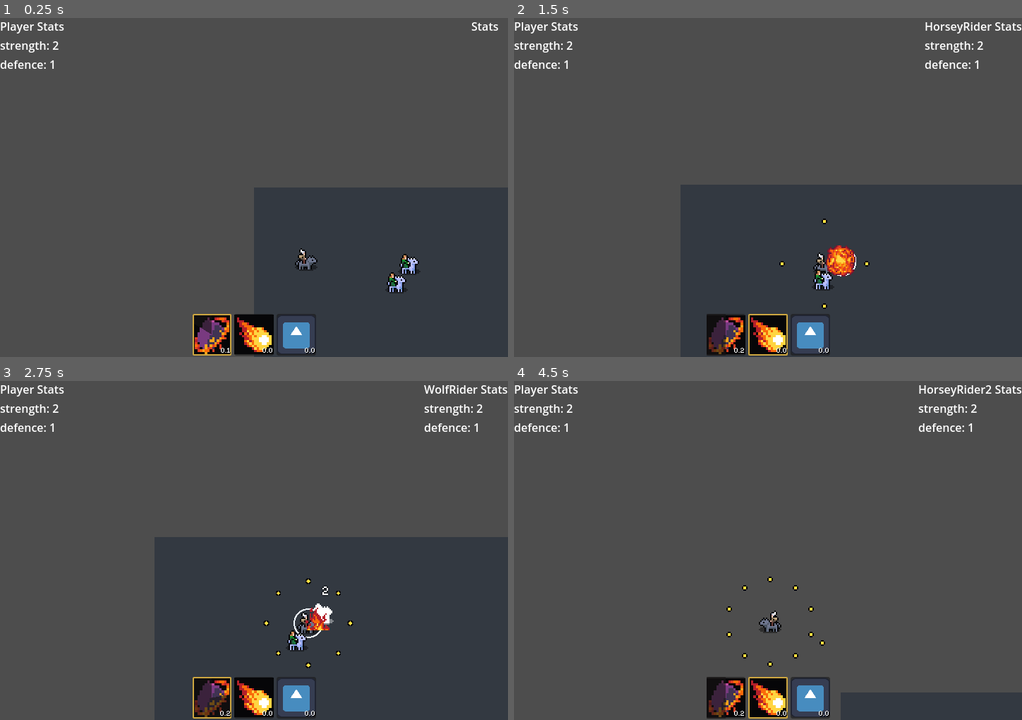
Above: before the commit, frames 1-4 (two rows, left to right).
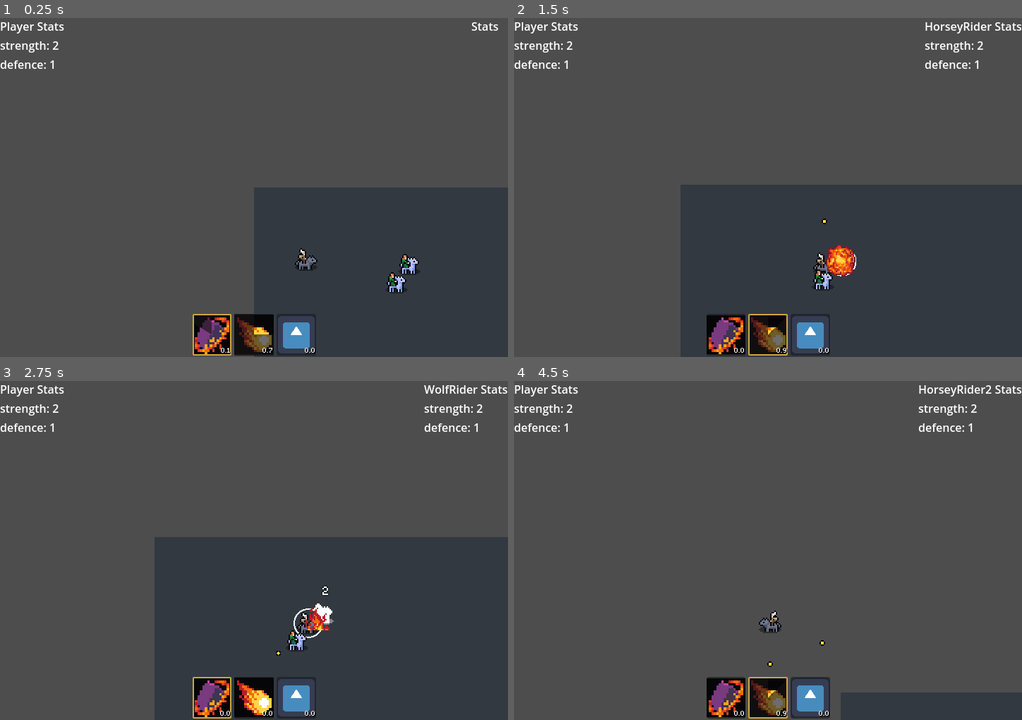
Above: after the commit, the same moments.

Repository: Snayff/not_quite_paradise4
Game: Godot game, scene res://world.tscn
The game is run twice, just before and just after one commit, with the same random seed, the same clock (stepped at 60 frames per second) and the same inputs. The engine's default icon, where the game draws it, is replaced by a stand-in: a white triangle on a blue panel in a dark square.
Inputs:
- Up to frame 1 (0.25 s): no input
- Up to frame 2 (1.5 s): hold D (move_right) 0.53-1.28 s; tap Tab (next_active) at 0.6 s; hold S (move_down) from 1.28 s (still down); tap Space (use_active) at 1.35 s
- Up to frame 3 (2.75 s): release S (move_down) at 2.03 s; hold D (move_right) from 2.03 s (still down); tap Tab (next_active) at 2.1 s
- Up to frame 4 (4.5 s): release D (move_right) at 2.78 s; hold W (move_up) 2.78-3.53 s; tap Space (use_active) at 2.85, 4.35 s; hold A (move_left) from 3.53 s (still down); tap Tab (next_active) at 3.6 s

The runs differ from the first frame. In frame 1, 0.3% of the frame differs, in the area x 46-54%, y 87-100%; in frame 2, 0.7%; in frame 3, 0.5%; in frame 4, 0.7%, in the area x 37-60%, y 57-100%.
Error after the commit: Invalid call. Nonexistent function 'update_collisions' in base 'AnimatedSprite2D (VisualProjectile)'. (res://scenes/abcs/combat_active.gd:169)

Commit message:
added setup() to visual_projectile, began work on melee

Diff:
--- a/scenes/abcs/area_of_effect.gd
+++ b/scenes/abcs/area_of_effect.gd
@@ -51,9 +51,9 @@
 	if not _has_run_ready:
 		push_error("AreaOfEffect: setup() called before _ready. ")
 
-	assert(new_position is Vector2, "AreaOfEffect: new_position is missing." )
-	assert(team is Constants.TEAM, "AreaOfEffect: team is missing." )
-	assert(valid_effect_option is Constants.TARGET_OPTION, "AreaOfEffect: valid_effect_option is missing." )
+	assert(new_position is Vector2, "AreaOfEffect: `new_position` is missing." )
+	assert(team is Constants.TEAM, "AreaOfEffect: `team` is missing." )
+	assert(valid_effect_option is Constants.TARGET_OPTION, "AreaOfEffect: `valid_effect_option` is missing." )
 
 	global_position = new_position
 	_team = team
--- a/scenes/abcs/combat_active.gd
+++ b/scenes/abcs/combat_active.gd
@@ -12,7 +12,7 @@
 
 #region ON READY
 @onready var _cooldown_timer: Timer = %CooldownTimer
-@onready var _projectile_spawner: SpawnerComponent = %ProjectileSpawner
+@onready var _scene_spawner: SpawnerComponent = %SceneSpawner
 @onready var _effect_chain: EffectChain = $EffectChain
 @onready var _target_finder: TargetFinder = %TargetFinder
 @onready var _orbiter: ProjectileOrbiterComponent = %ProjectileOrbiter  ## handler for orbitals. Must have to be able to use `orbital` delivery method.
@@ -78,7 +78,7 @@
 #region FUNCS
 func _ready() -> void:
 	# check for mandatory properties set in editor
-	assert(_projectile_spawner is SpawnerComponent, "CombatActive: Misssing `_projectile_spawner`.")
+	assert(_scene_spawner is SpawnerComponent, "CombatActive: Misssing `_scene_spawner`.")
 	assert(_effect_chain is EffectChain, "CombatActive: Missing `_effect_chain`.")
 	assert(_target_finder is TargetFinder, "CombatActive: Missing `_target_finder`.")
 
@@ -137,8 +137,7 @@
 	if _delivery_method == Constants.EFFECT_DELIVERY_METHOD.projectile:
 		if _cast_position is Marker2D:
 			_create_projectile()
-			_cooldown_timer.start()
-			is_ready = false
+			_restart_cooldown()
 		else:
 			push_error("CombatActive: `_cast_position` not defined.")
 
@@ -148,19 +147,24 @@
 			if projectile != null:
 				projectile.died.connect(_orbiter.remove_projectile.bind(projectile))
 				_orbiter.add_projectile(projectile)
-				_cooldown_timer.start()
-				is_ready = false
-
+				_restart_cooldown()
+
+		else:
+			push_error("CombatActive: `_orbiter` not defined.")
+
+	elif _delivery_method == Constants.EFFECT_DELIVERY_METHOD.melee:
+		if _cast_position is Marker2D:
+			_create_melee()
+			_restart_cooldown()
 		else:
 			push_error("CombatActive: `_cast_position` not defined.")
+
 	else:
 		push_error("CombatActive: `_delivery_method` (", _delivery_method, ") not defined.")
 
 func _create_projectile() -> VisualProjectile:
-	var projectile: VisualProjectile = _projectile_spawner.spawn_scene(_cast_position.global_position)
-	projectile.set_travel_range(_travel_range)
-	projectile.set_target(target_actor, target_position)  # give both, blank one will be ignored
-	projectile.set_interaction_info(_allegiance.team, _valid_effect_option)
+	var projectile: VisualProjectile = _scene_spawner.spawn_scene(_cast_position.global_position)
+	projectile.setup(_travel_range, _allegiance.team, _valid_effect_option, target_actor, target_position)
 	projectile.hit_valid_target.connect(_effect_chain.on_hit)
 	projectile.update_collisions()
 
@@ -171,15 +175,19 @@
 ## returns null if could not create, e.g. if already at max orbitals
 func _create_orbital()  -> VisualProjectile:
 	if not _orbiter.has_max_projectiles:
-		var projectile: VisualProjectile = _projectile_spawner.spawn_scene(_caster.global_position, _orbiter)
-		projectile.set_travel_range(_travel_range)
-		projectile.set_interaction_info(_allegiance.team, _valid_effect_option)
+		var projectile: VisualProjectile = _scene_spawner.spawn_scene(_caster.global_position, _orbiter)
+		projectile.setup(_travel_range, _allegiance.team, _valid_effect_option)
 		projectile.hit_valid_target.connect(_effect_chain.on_hit)
-		projectile.update_collisions()
-
 		return projectile
+
 	else:
 		return null
+
+func _create_melee() -> AreaOfEffect:
+	var aoe: AreaOfEffect = _scene_spawner.spawn_scene(_cast_position.global_position)
+	aoe.setup(aoe.global_position, _allegiance.team, _valid_effect_option)
+	aoe.hit_valid_targets.connect(_effect_chain.on_hit)  # TODO:this isnt going to work as it will send an array of bodies, not a singler hurtbox
+	return aoe
 
 ## set the target actor. can accept null.
 func set_target_actor(actor: CombatActor) -> void:
@@ -201,4 +209,9 @@
 func set_projectile_position(marker: Marker2D) -> void:
 	_cast_position = marker
 
-#endregion
+## start cooldown timer and update is_ready to false
+func _restart_cooldown() -> void:
+	_cooldown_timer.start()
+	is_ready = false
+
+#endregion
--- a/scenes/abcs/combat_active.tscn
+++ b/scenes/abcs/combat_active.tscn
@@ -15,7 +15,7 @@
 unique_name_in_owner = true
 autostart = true
 
-[node name="ProjectileSpawner" type="Node2D" parent="."]
+[node name="SceneSpawner" type="Node2D" parent="."]
 unique_name_in_owner = true
 script = ExtResource("2_unp6u")
 
--- a/scenes/abcs/visual_projectile.gd
+++ b/scenes/abcs/visual_projectile.gd
@@ -15,7 +15,7 @@
 #region ON READY
 @onready var on_hit_effect_spawner: SpawnerComponent = %OnHitEffectSpawner
 @onready var hitbox: HitboxComponent = %HitboxComponent
-@onready var movement_component: MovementComponent = %MovementComponent
+@onready var _movement_component: MovementComponent = %MovementComponent
 @onready var _death_trigger: DeathTrigger = %DeathTrigger  ## to propogate died signal and to allow triggering manually
 @onready var _travel_range_supply: SupplyComponent = %SupplyContainer.get_supply(Constants.SUPPLY_TYPE.health)
 #endregion
@@ -29,13 +29,11 @@
 
 
 #region VARS
-# internals
 var _target_actor: CombatActor
 var _target_position: Vector2
-var creator: CombatActor  ## who created the projectile
-var team: Constants.TEAM
-# config - these are set by the combat active
-var valid_effect_option: Constants.TARGET_OPTION  ## who the effect chain can apply to
+var _team: Constants.TEAM
+var _valid_effect_option: Constants.TARGET_OPTION  ## who the effect chain can apply to
+var _has_run_ready: bool = false  ## has completed _ready()
 
 #endregion
 
@@ -46,9 +44,34 @@
 	hit_valid_target.connect(_death_trigger.activate.unbind(1))
 	_death_trigger.died.connect(func(): died.emit())
 
+	_has_run_ready = true
+
+## run setup process
+func setup(
+	travel_range: float,
+	team: Constants.TEAM,
+	effect_chain_target: Constants.TARGET_OPTION,
+	target_actor: CombatActor = null,
+	target_position: Vector2 = Vector2.ZERO
+	) -> void:
+
+	if not _has_run_ready:
+		push_error("VisualProjectile: setup() called before _ready. ")
+
+	assert(travel_range is float, "VisualProjectile: `travel_range` is missing." )
+	assert(team is Constants.TEAM, "VisualProjectile: `team` is missing." )
+	assert(effect_chain_target is Constants.TARGET_OPTION, "VisualProjectile: `effect_chain_target` is missing." )
+
+	set_travel_range(travel_range)
+	_team = team
+	_valid_effect_option = effect_chain_target
+	set_target(target_actor, target_position)
+
+	_update_collisions()
+
 ## if target is valid, signal out hit_valid_target
 func _on_hit(hurtbox: HurtboxComponent) -> void:
-	if Utility.target_is_valid(valid_effect_option, hitbox.originator, hurtbox.root, _target_actor):
+	if Utility.target_is_valid(_valid_effect_option, hitbox.originator, hurtbox.root, _target_actor):
 		hurtbox.hurt.emit(self)
 		on_hit_effect_spawner.spawn_scene(global_position)
 		_death_trigger.activate()
@@ -58,36 +81,28 @@
 ##
 ## Can give either an actor or a position. If both are given only actor is used.
 ## collisions may need updating after this.
-func set_target(actor: CombatActor = null, position_: Vector2 = Vector2.ZERO) -> void:
+func set_target(actor: CombatActor = null, target_position: Vector2 = Vector2.ZERO) -> void:
 	if actor is CombatActor:
 		_set_target_actor(actor)
-	elif position_ is Vector2:
-		_set_target_position(position_)
+	elif target_position is Vector2:
+		_set_target_position(target_position)
 
 func _set_target_actor(actor: CombatActor) -> void:
 	_target_actor = actor
-	movement_component.target_actor = actor
+	_movement_component.target_actor = actor
 
 
 ## wrapper for setting movement component's target position
-func _set_target_position(position_: Vector2) -> void:
-	_target_position = position_
-	movement_component.target_position = position_
-
-## sets the values for the projectile so that it knows who to interact with.
-##
-## collisions may need updating after this.
-func set_interaction_info(team_: Constants.TEAM, effect_chain_target: Constants.TARGET_OPTION) -> void:
-	team = team_
-	valid_effect_option = effect_chain_target
+func _set_target_position(target_position: Vector2) -> void:
+	_target_position = target_position
+	_movement_component.target_position = target_position
 
 func set_travel_range(travel_range: float) -> void:
 	_travel_range_supply.set_value(travel_range)
 	_travel_range_supply.max_value = travel_range
 
 ## updates all collisions to reflect current target, team etc.
-func update_collisions() -> void:
-	Utility.update_hitbox_hurtbox_collision(hitbox, team, valid_effect_option, _target_actor)
-
+func _update_collisions() -> void:
+	Utility.update_hitbox_hurtbox_collision(hitbox, _team, _valid_effect_option, _target_actor)
 
 #endregion
--- a/scenes/combat_actives/circling_stars.tscn
+++ b/scenes/combat_actives/circling_stars.tscn
@@ -24,7 +24,7 @@
 [node name="CooldownTimer" parent="." index="0"]
 wait_time = 0.3
 
-[node name="ProjectileSpawner" parent="." index="1"]
+[node name="SceneSpawner" parent="." index="1"]
 scene = ExtResource("2_n4c11")
 
 [node name="EffectChain" type="Node" parent="." index="2"]
@@ -33,3 +33,6 @@
 
 [node name="CollisionShape2D" parent="TargetFinder" index="0"]
 shape = SubResource("CircleShape2D_gns30")
+
+[node name="ProjectileOrbiter" parent="." index="4"]
+_max_projectiles = 1
--- a/scenes/combat_actives/circling_stars_effect_chain.gd
+++ b/scenes/combat_actives/circling_stars_effect_chain.gd
@@ -33,6 +33,7 @@
 	var actor_hit: CombatActor = hurtbox.root
 
 	# initial damage
+	# FIXME: this is triggering multiple times on a single hit
 	var effect = DealDamageEffect.new(self, _caster)
 	_register_effect(effect)
 	effect.base_damage = _damage
--- a/scenes/combat_actives/fireblast.tscn
+++ b/scenes/combat_actives/fireblast.tscn
@@ -15,10 +15,7 @@
 _delivery_method = 1
 _travel_range = 500
 
-[node name="CooldownTimer" parent="." index="0"]
-wait_time = 0.001
-
-[node name="ProjectileSpawner" parent="." index="1"]
+[node name="SceneSpawner" parent="." index="1"]
 scene = ExtResource("2_wxakp")
 
 [node name="EffectChain" type="Node" parent="." index="2"]
